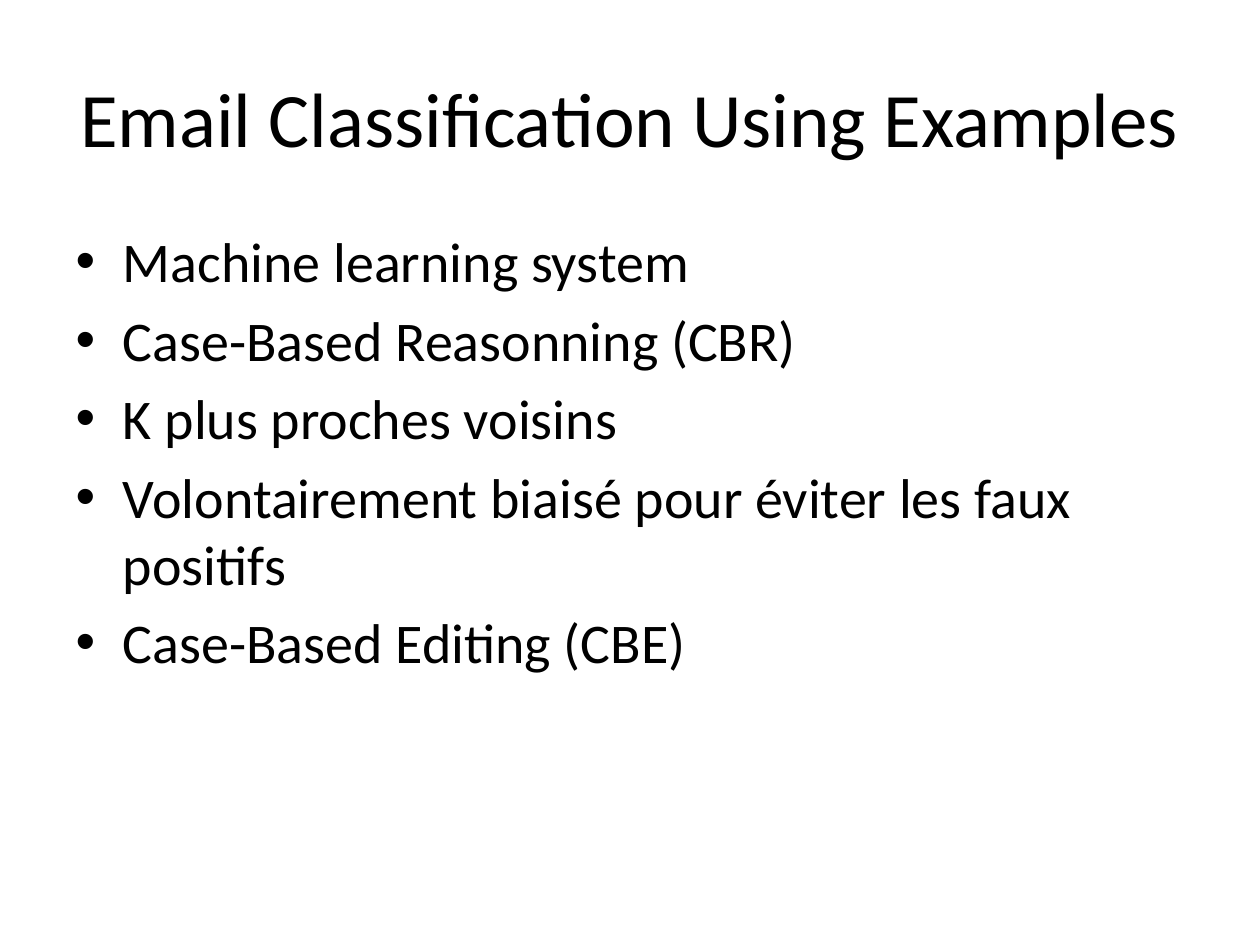
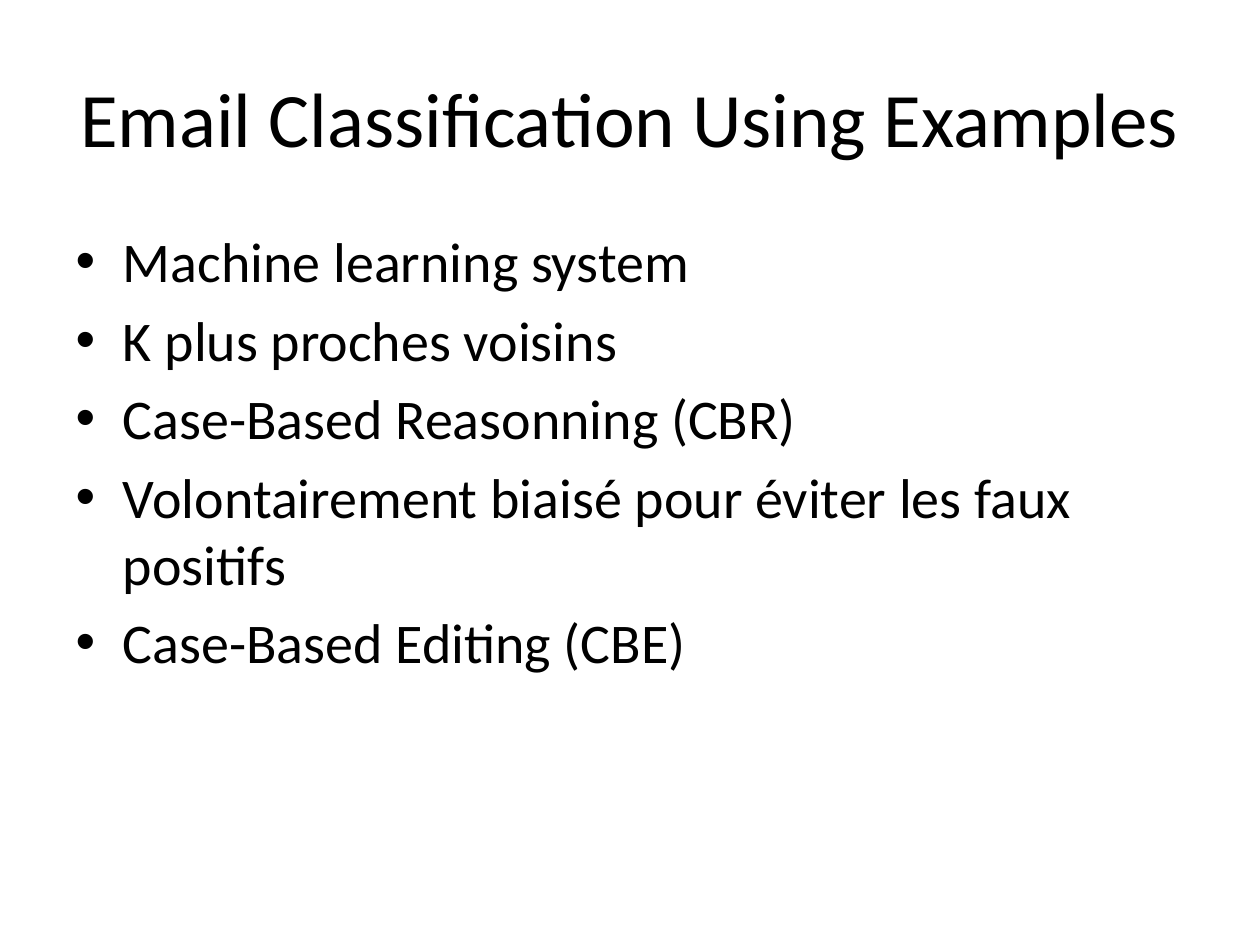
Before and after one commit to MaxChaza/M2BBS, a slide deck: slide 3 of BigData/expo/ArnaudVolle_SaidMehdi_MaximeChazalviel_ApprentissageAutomatique.pptx. Drawn at 1260x945 pixels with LibreOffice and Linux fonts; fonts in the diff are those of the drawing. Boxes give left, top, right and bottom in pixels: in the first picture for what was removed or moved away, otherwise in the second. Text is boxed around its words. In the diff, an @@ line names an element or a change of style, - is before the commit and + after.

```diff
--- a/BigData/expo/ArnaudVolle_SaidMehdi_MaximeChazalviel_ApprentissageAutomatique.pptx
+++ b/BigData/expo/ArnaudVolle_SaidMehdi_MaximeChazalviel_ApprentissageAutomatique.pptx
@@ text at [123, 322, 617, 370]: paragraph added @@
+• K plus proches voisins
@@ text at [123, 400, 617, 448]: paragraph removed @@
-• K plus proches voisins
```
Also in this commit, not shown: 2 other slides changed.
